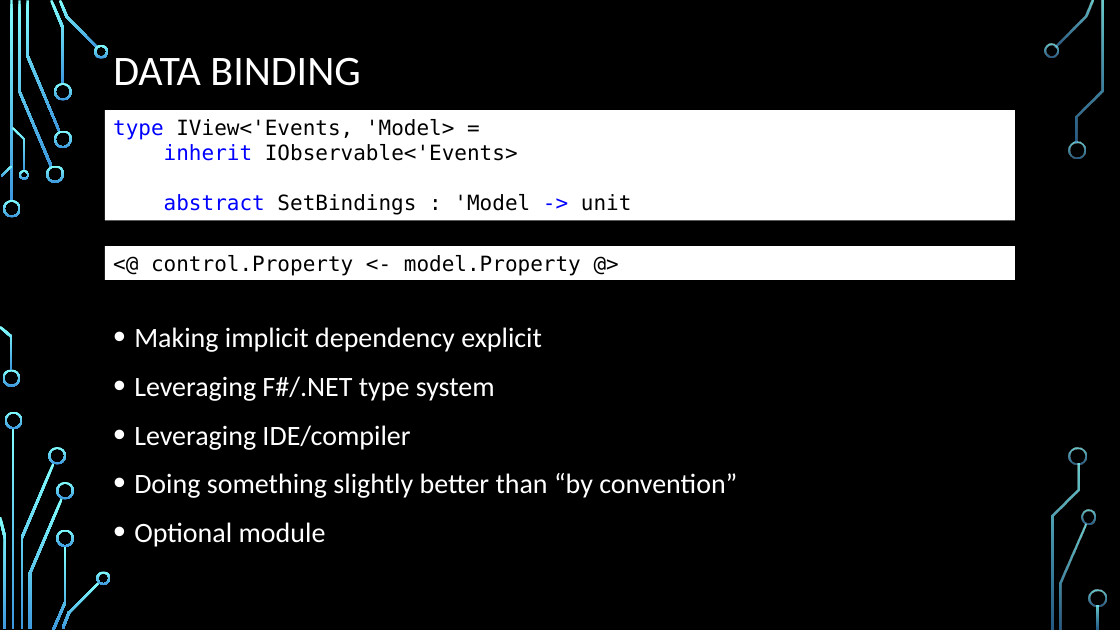
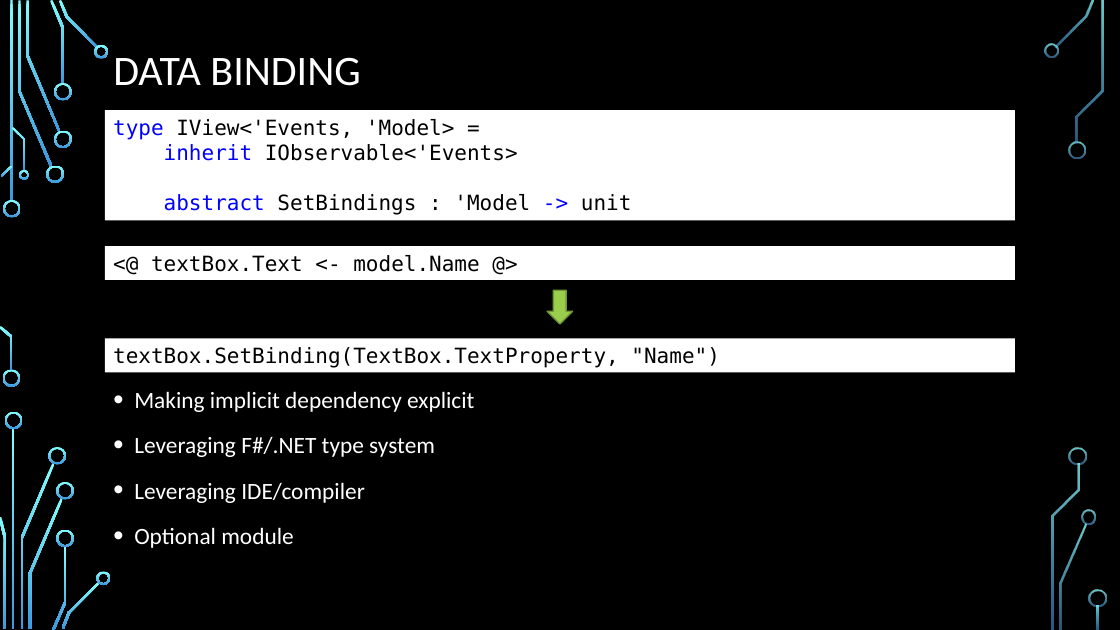
Before and after one commit to dmitry-a-morozov/fsharp-wpf-mvc-series, a slide deck: slide 14 of NYC Meetup.2013-04-23.pptx (slide 15 before the commit). Drawn at 1120x630 pixels with LibreOffice and Linux fonts; fonts in the diff are those of the drawing; background and template pictures are left out. Boxes give left, top, right and bottom in pixels: in the first picture for what was removed or moved away, otherwise in the second. Text is boxed around its words. In the diff, an @@ line names an element or a change of style, - is before the commit and + after.

```diff
--- a/NYC Meetup.2013-04-23.pptx
+++ b/NYC Meetup.2013-04-23.pptx
@@ text in rectangle at bbox=[151, 255, 479, 272]: text changed @@
-<@ control.Property <- model.Property @>
+<@ textBox.Text <- model.Name @>
@@ down arrow added at bbox=[547, 291, 572, 324], fill #9ACD4C, outline #729838 1.25 pt @@
@@ rectangle added at bbox=[105, 339, 1015, 372], fill #FFFFFF, 18 pt, text #000000 @@
+textBox.SetBinding(TextBox.TextProperty, "Name")
@@ text "Making implicit dependency explicit": place and size @@
-text "Making implicit dependency explicit" at bbox=[134, 327, 737, 547]
+text "Making implicit dependency explicit" at bbox=[134, 391, 474, 548]
@@ text "Making implicit dependency explicit" at bbox=[134, 391, 474, 548]: size 24 to 20 pt; line spacing 1.1 to 1.2 @@
@@ text at bbox=[134, 473, 737, 498]: paragraph removed @@
-• Doing something slightly better than “by convention”
```
Also in this commit, not shown: 8 other slides changed, 1 slide added, 2 slides removed, 3 other files.
